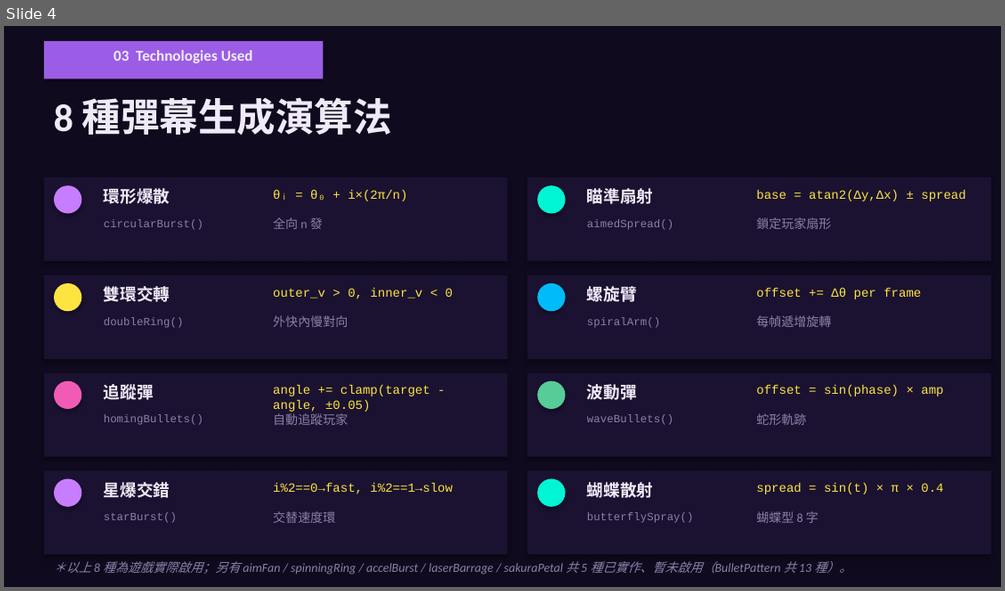
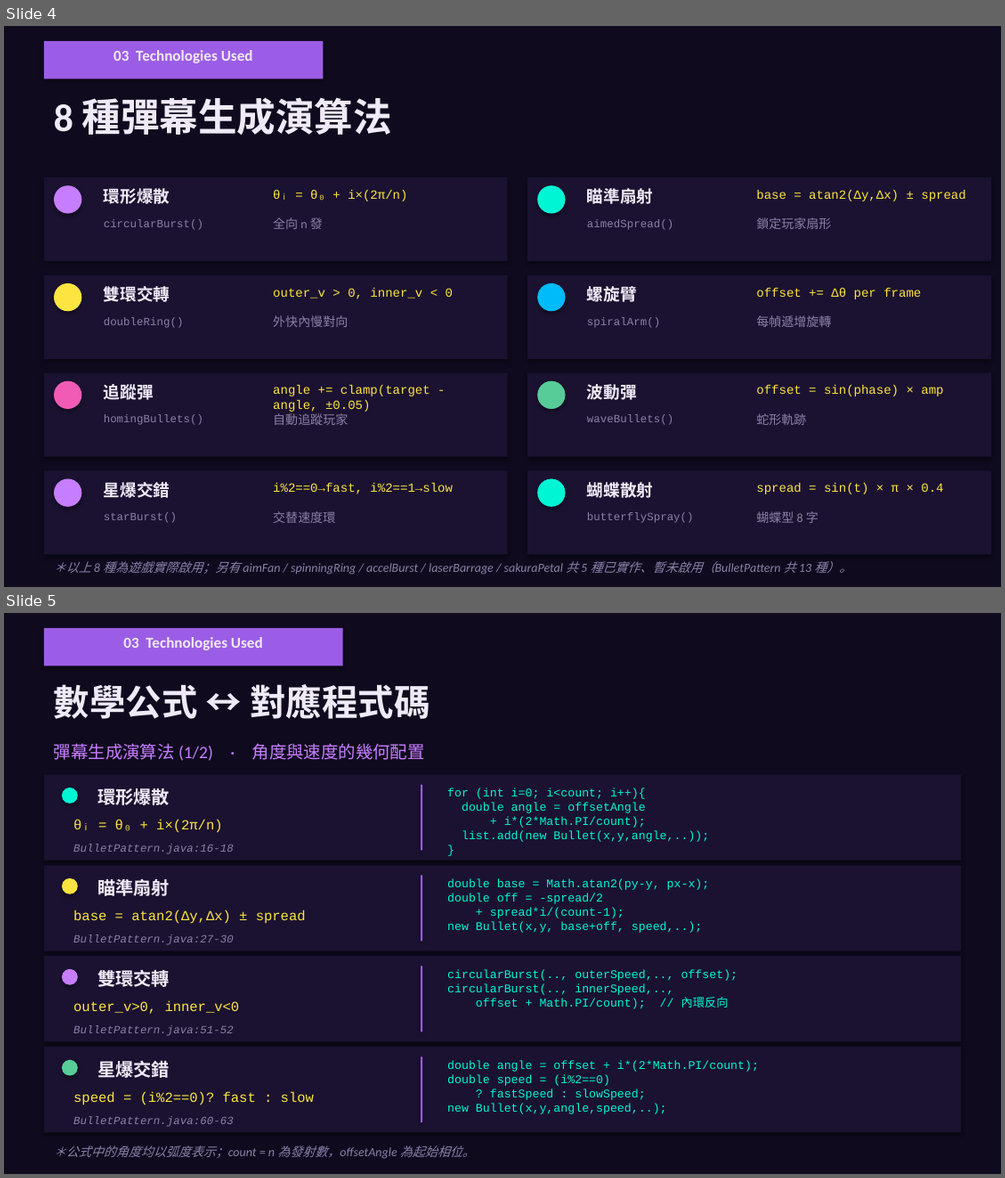
Before and after one commit to Shirodot/BulletStorm, a slide deck: ppt/02_演算法設計_含遊戲例圖.pptx. Shown one above the other, each under a label of ours: slide 4 before the commit, slides 4 and 5 after it. The pictures are 1005x591 and 1005x1178 pixels, drawn with LibreOffice and Linux fonts; fonts in the diff are those of the drawing. Boxes give left, top, right and bottom in pixels: in the first picture for what was removed or moved away, otherwise in the second. Text is boxed around its words. In the diff, an @@ line names an element or a change of style, - is before the commit and + after.

```diff
--- a/ppt/02_演算法設計_含遊戲例圖.pptx
+++ b/ppt/02_演算法設計_含遊戲例圖.pptx
@@ slide 5 added at (4,613,1001,1174), background #0F0A1E @@
@@ rectangle added at (44,628,343,666), fill #9B5DE5 @@
@@ text added at (123,637,263,650), 11 pt, text #F0EAF8, bold @@
+03 Technologies Used
@@ text added at (54,684,429,719), 26 pt, text #F0EAF8, bold @@
+數學公式 ↔ 對應程式碼
@@ text added at (54,743,425,761), 12.5 pt, text #C77DFF @@
+彈幕生成演算法 (1/2) · 角度與速度的幾何配置
@@ rectangle added at (44,774,961,860), fill #1A1230 @@
@@ ellipse added at (62,787,78,803), fill #00F5D4 @@
@@ text added at (97,788,170,805), 13 pt, text #F0EAF8, bold @@
+環形爆散
@@ rectangle added at (421,785,422,851), fill #9B5DE5 @@
@@ text added at (447,788,709,842), 8.5 pt, text #00F5D4 @@
+for (int i=0; i<count; i++){
+double angle = offsetAngle
++ i*(2*Math.PI/count);
+list.add(new Bullet(x,y,angle,..));
+}
@@ text added at (73,819,222,833), 10 pt, text #FEE440 @@
+θᵢ = θ₀ + i×(2π/n)
@@ text added at (73,844,234,854), 8 pt, text #8B80A8, italic @@
+BulletPattern.java:16-18
@@ rectangle added at (44,865,961,951), fill #1A1230 @@
@@ ellipse added at (62,878,78,894), fill #FEE440 @@
@@ text added at (97,879,170,896), 13 pt, text #F0EAF8, bold @@
+瞄準扇射
@@ rectangle added at (421,876,422,941), fill #9B5DE5 @@
@@ text added at (447,879,710,933), 8.5 pt, text #00F5D4 @@
+double base = Math.atan2(py-y, px-x);
+double off = -spread/2
++ spread*i/(count-1);
+new Bullet(x,y, base+off, speed,..);
@@ text added at (73,910,306,924), 10 pt, text #FEE440 @@
+base = atan2(Δy,Δx) ± spread
@@ rectangle added at (44,956,961,1042), fill #1A1230 @@
@@ text added at (73,934,234,945), 8 pt, text #8B80A8, italic @@
+BulletPattern.java:27-30
@@ ellipse added at (62,969,78,985), fill #C77DFF @@
@@ text added at (97,970,170,987), 13 pt, text #F0EAF8, bold @@
+雙環交轉
@@ rectangle added at (421,965,422,1031), fill #9B5DE5 @@
@@ text added at (447,970,738,1009), 8.5 pt, text #00F5D4 @@
+circularBurst(.., outerSpeed,.., offset);
+circularBurst(.., innerSpeed,..,
+offset + Math.PI/count); // 內環反向
@@ text added at (73,1001,240,1013), 10 pt, text #FEE440 @@
+outer_v>0, inner_v<0
@@ text added at (73,1025,234,1036), 8 pt, text #8B80A8, italic @@
+BulletPattern.java:51-52
@@ rectangle added at (44,1046,961,1133), fill #1A1230 @@
@@ ellipse added at (62,1060,78,1076), fill #57CC99 @@
@@ text added at (97,1061,170,1078), 13 pt, text #F0EAF8, bold @@
+星爆交錯
@@ rectangle added at (421,1056,422,1122), fill #9B5DE5 @@
@@ text added at (447,1061,759,1114), 8.5 pt, text #00F5D4 @@
+double angle = offset + i*(2*Math.PI/count);
+double speed = (i%2==0)
+? fastSpeed : slowSpeed;
+new Bullet(x,y,angle,speed,..);
@@ text added at (73,1092,314,1105), 10 pt, text #FEE440 @@
+speed = (i%2==0)? fast : slow
@@ text added at (73,1116,234,1127), 8 pt, text #8B80A8, italic @@
+BulletPattern.java:60-63
@@ text added at (54,1145,475,1159), 9 pt, text #8B80A8, italic @@
+＊公式中的角度均以弧度表示；count = n 為發射數，offsetAngle 為起始相位。
```
Also in this commit, not shown: 1 slide changed, 2 other slides added, 2 other files.
